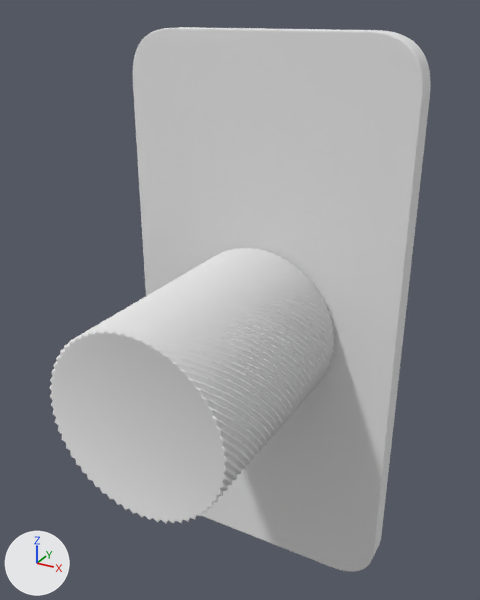
Two versions of the glTF model frontend/public/assets/wall_plates/1gang_slot1_dimmer.glb, one commit apart.
Camera for both pictures: a 50 mm camera at (0.0332, -0.0681, 0.0354) aimed at (0.0014, -0.0103, 0.0065). Every picture has the same lights, and +X, +Y and +Z are marked at lower left. The older version comes first. Vertices at exactly the same position are counted once.

Before the edit, the objects in view are built like this:
```python
me_1gang_slot01_dimmer = bpy.data.meshes.new('1gang_slot01_dimmer')
me_1gang_slot01_dimmer.from_pydata(...)  # 3232 vertices, 6456 faces; spans x -0.0169..0.0169, y -0.0334..0.0334, z 0.0..0.0282
me_1gang_slot01_dimmer.materials.append(mat_primary_metal)  # white #e7e7e7
ob_1gang_slot01_dimmer = bpy.data.objects.new('1gang_slot01_dimmer', me_1gang_slot01_dimmer)
ob_1gang_slot01_dimmer.location = (0.0, 0.0, 0.0)
ob_1gang_slot01_dimmer.rotation_euler = (1.571, 0.0, 0.0)  # degrees (90, 0, 0)
```
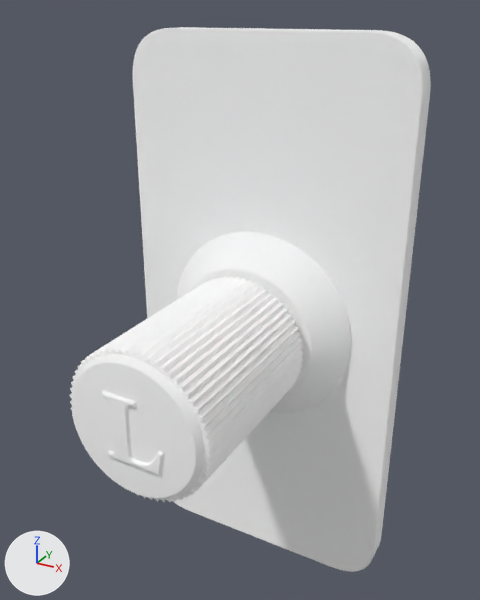
Where the change shows, as pixel boxes [x1, y1, x2, y2] in the pictures (480 x 600 px; the box of a moved part takes in the faces that stretch with it):
'1gang_slot01_dimmer', reshaped, turned: before [50, 27, 431, 572]; after [69, 27, 431, 572]
part 1 of me_1gang_slot01_dimmer, moved or reshaped: [133, 27, 431, 572] in both
part 2 of me_1gang_slot01_dimmer, added: after [69, 276, 304, 502]
part 3 of me_1gang_slot01_dimmer, added: after [102, 391, 164, 475]
part 4 of me_1gang_slot01_dimmer, added: after [177, 232, 351, 413]
part 5 of me_1gang_slot01_dimmer, added: after [72, 354, 205, 498]
part 6 of me_1gang_slot01_dimmer, deleted: before [50, 248, 335, 524]

The edits, one by one:
Material 'mat/primary_metal' (mat_mat_primary_metal) is new.
Its base color is (1.0, 1.0, 1.0) (white #ffffff).
Its metallic is 1.0.
Its roughness is 1.0.
me_1gang_slot01_dimmer is used by ob_1gang_slot01_dimmer; location (0.0, 0.0, 0.0); rotation (1.571, 0.0, 0.0), in degrees (90, 0, 0).
me_1gang_slot01_dimmer had 3232 vertices, 6456 faces and spanned x -0.0169..0.0169, y -0.0334..0.0334, z 0.0..0.0282.
me_1gang_slot01_dimmer no longer uses material mat_primary_metal (white #e7e7e7).
me_1gang_slot01_dimmer now has 4142 vertices, 8080 faces and spans x -0.0169..0.0169, y -0.0287..0.0, z -0.0334..0.0334.
me_1gang_slot01_dimmer part 1: the loose piece of 800 vertices spanning x -0.0169..0.0169, y -0.0334..0.0334, z 0.0..0.003 is turned 90 degrees about the x axis through the mesh origin, in mat_mat_primary_metal (white #ffffff).
me_1gang_slot01_dimmer part 2: a new loose piece of 1280 vertices spanning x -0.008..0.008, y -0.0276..-0.0076, z -0.008..0.008, in mat_mat_primary_metal (white #ffffff).
me_1gang_slot01_dimmer part 3: a new loose piece of 910 vertices spanning x -0.0029..0.0037, y -0.0287..-0.0284, z -0.0036..0.0036, in mat_mat_primary_metal (white #ffffff).
me_1gang_slot01_dimmer part 4: a new loose piece of 512 vertices spanning x -0.0118..0.0118, y -0.007..-0.003, z -0.0118..0.0118, in mat_mat_primary_metal (white #ffffff).
me_1gang_slot01_dimmer part 5: a new loose piece of 512 vertices spanning x -0.0074..0.0074, y -0.0284..-0.0276, z -0.0074..0.0074, in mat_mat_primary_metal (white #ffffff).
me_1gang_slot01_dimmer part 6: the loose piece of 2432 vertices spanning x -0.01..0.01, y -0.01..0.01, z 0.0031..0.0282 is deleted.
Other edits to the shape of me_1gang_slot01_dimmer do not show in these pictures.
me_1gang_slot01_dimmer gains material mat_mat_primary_metal (white #ffffff).
Object '1gang_slot01_dimmer' (ob_1gang_slot01_dimmer) turns from (90, 0, 0) to (0, 0, 0) degrees about x, y and z.
